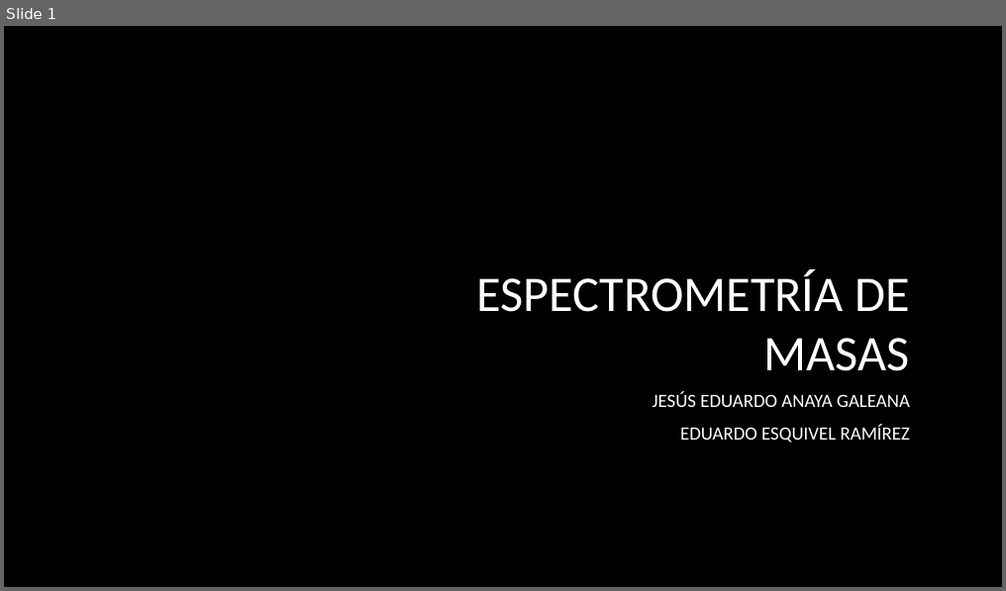
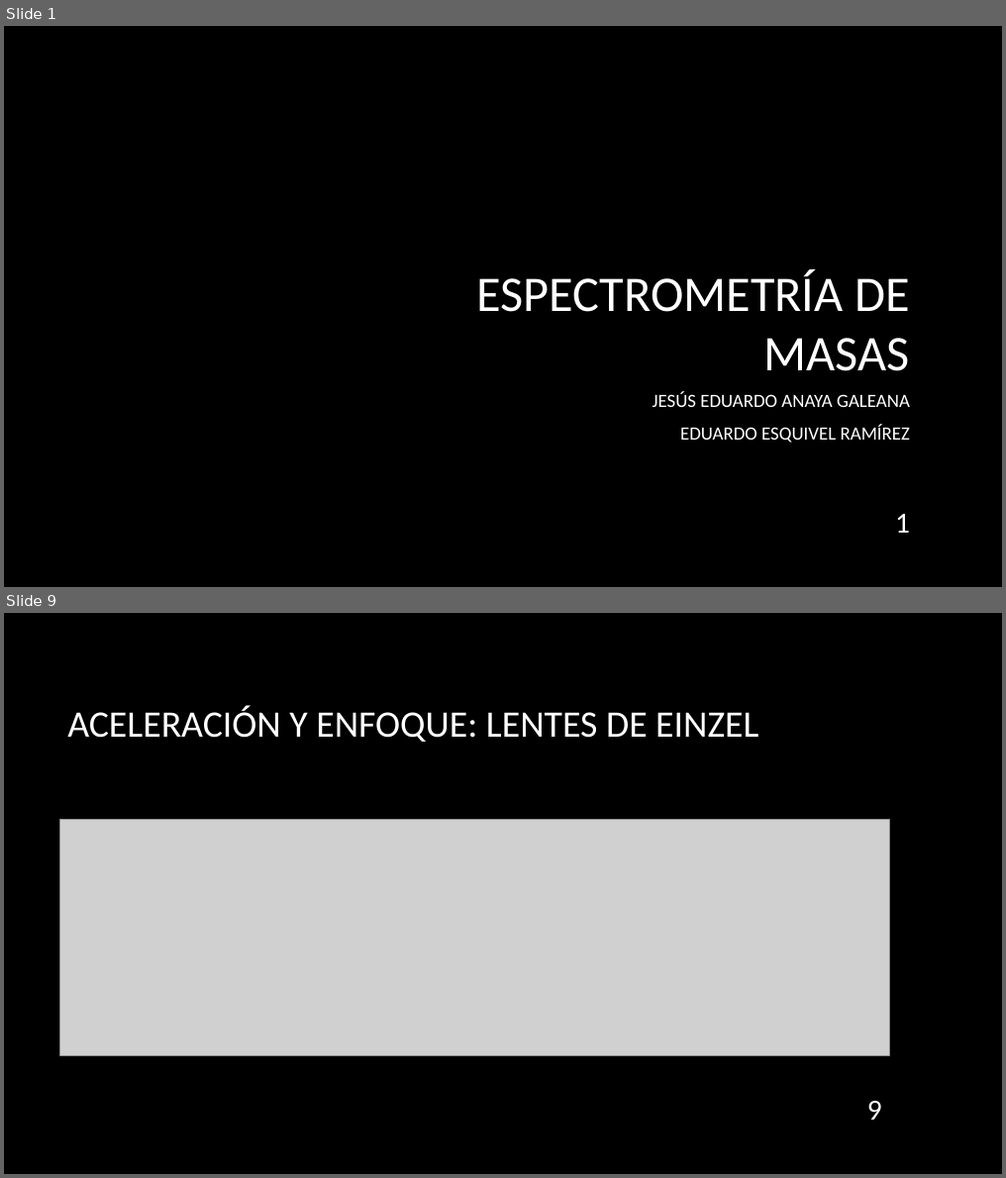
Before and after one commit to EduardoEsquivel/Ciencias, a slide deck: 9no Semestre/Laboratorio de Física Contemporánea 2/Practica 2/Espectrometría de masas.pptx. Shown one above the other, each under a label of ours: slide 1 before the commit, slides 1 and 9 after it; the slides between them are not shown. The pictures are 1006x591 and 1006x1178 pixels, drawn with LibreOffice and Linux fonts; fonts in the diff are those of the drawing; grey boxes stand for pictures; background and template pictures are left out. Boxes give left, top, right and bottom in pixels: in the first picture for what was removed or moved away, otherwise in the second. Text is boxed around its words. In the diff, an @@ line names an element or a change of style, - is before the commit and + after.

```diff
--- a/9no Semestre/Laboratorio de Física Contemporánea 2/Practica 2/Espectrometría de masas.pptx
+++ b/9no Semestre/Laboratorio de Física Contemporánea 2/Practica 2/Espectrometría de masas.pptx
@@ slide 9 added at [4,613,1002,1174], background picture (left out) @@
@@ title added at [67,706,758,742], 36 pt, text #FFFFFF @@
+ACELERACIÓN Y ENFOQUE: LENTES DE EINZEL
@@ picture added at [60,820,890,1056] @@
@@ page number added at [867,1101,882,1120], 28 pt, text #FFFFFF @@
+9
@@ slide 1 changed as well @@
@@ page number added at [895,514,910,533], 28 pt, text #FFFFFF @@
+1
```
Also in this commit, not shown: 21 other slides added, 1 slide removed, 22 other files.
